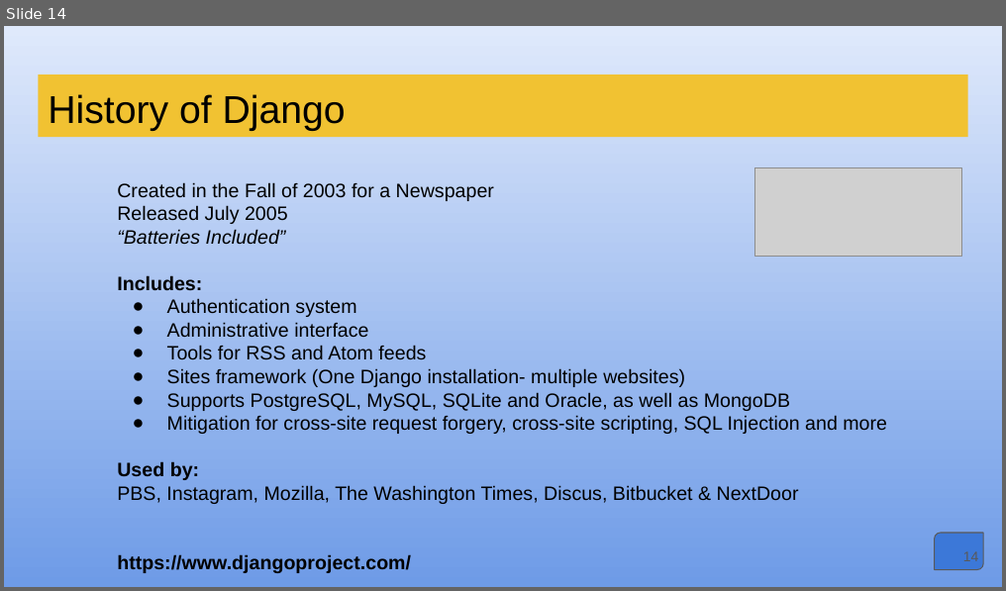
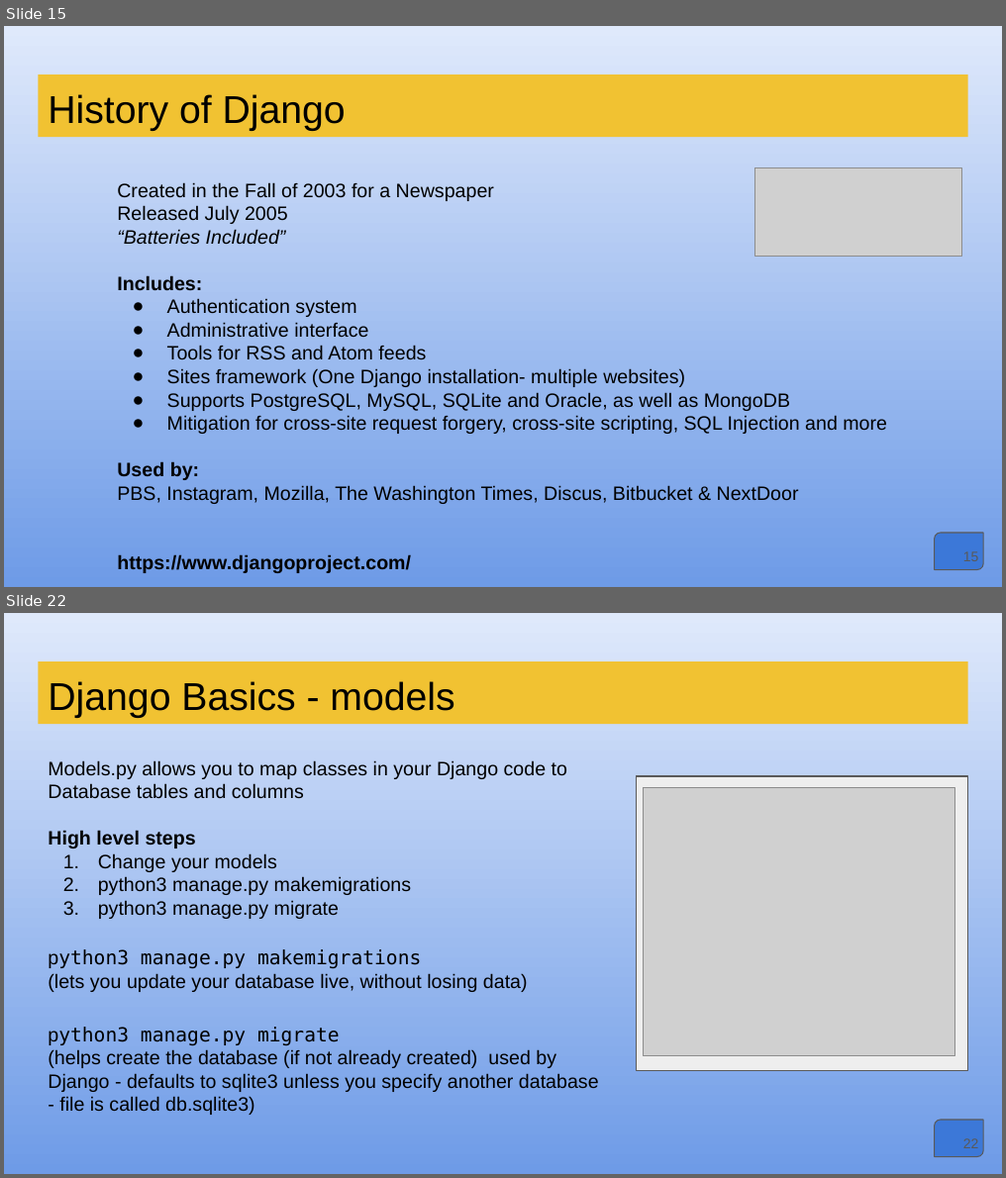
Before and after one commit to bkvspeaks/pythonWebProg, a slide deck: presentation/Python_Web_Programming.pptx. Shown one above the other, each under a label of ours: slide 14 before the commit, slides 15 and 22 after it; the slides between them are not shown. The pictures are 1006x591 and 1006x1178 pixels, drawn with LibreOffice and Linux fonts; fonts in the diff are those of the drawing; grey boxes stand for pictures. Boxes give left, top, right and bottom in pixels: in the first picture for what was removed or moved away, otherwise in the second. Text is boxed around its words. In the diff, an @@ line names an element or a change of style, - is before the commit and + after.

Commit message:
Tighten up presentation. Run through Django tutorial.

```diff
--- a/presentation/Python_Web_Programming.pptx
+++ b/presentation/Python_Web_Programming.pptx
@@ slide 22 added at [4,613,1002,1174], background gradient #DFE9FB to #6E9BE7 @@
@@ title added at [38,662,968,725], fill #F1C232, 28 pt, text #000000 @@
+Django Basics - models
@@ text added at [48,761,599,1115], 14 pt, text #000000 @@
+Models.py allows you to map classes in your Django code to Database tables and columns
+High level steps
+1. Change your models
+2. python3 manage.py makemigrations
+3. python3 manage.py migrate
+python3 manage.py makemigrations
+(lets you update your database live, without losing data)
+python3 manage.py migrate
+(helps create the database (if not already created) used by Django - defaults to sqlite3 unless you specify another database - file is called db.sqlite3)
@@ rectangle added at [637,776,968,1071], fill #EEEEEE, outline #595959 0.75 pt @@
@@ picture added at [643,787,954,1057] @@
@@ round diag rect added at [934,1120,983,1157], fill #3C78D8, outline #595959 0.75 pt @@
@@ page number added at [963,1139,979,1149], 10 pt, text #595959 @@
+22
@@ what was slide 14 is now slide 15 @@
@@ page number at [963,552,979,562]: text changed @@
-14
+15
```
Also in this commit, not shown: 8 slides changed, 7 other slides added, 38 other files.
